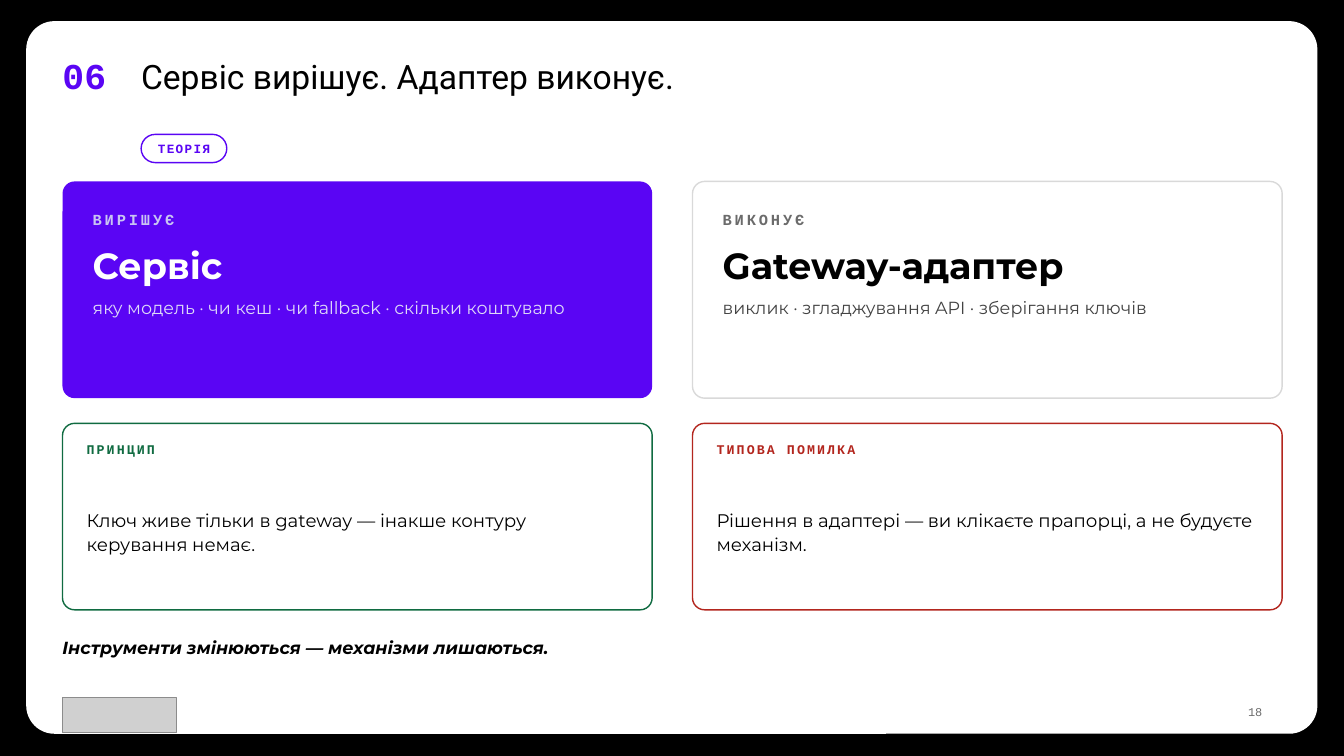
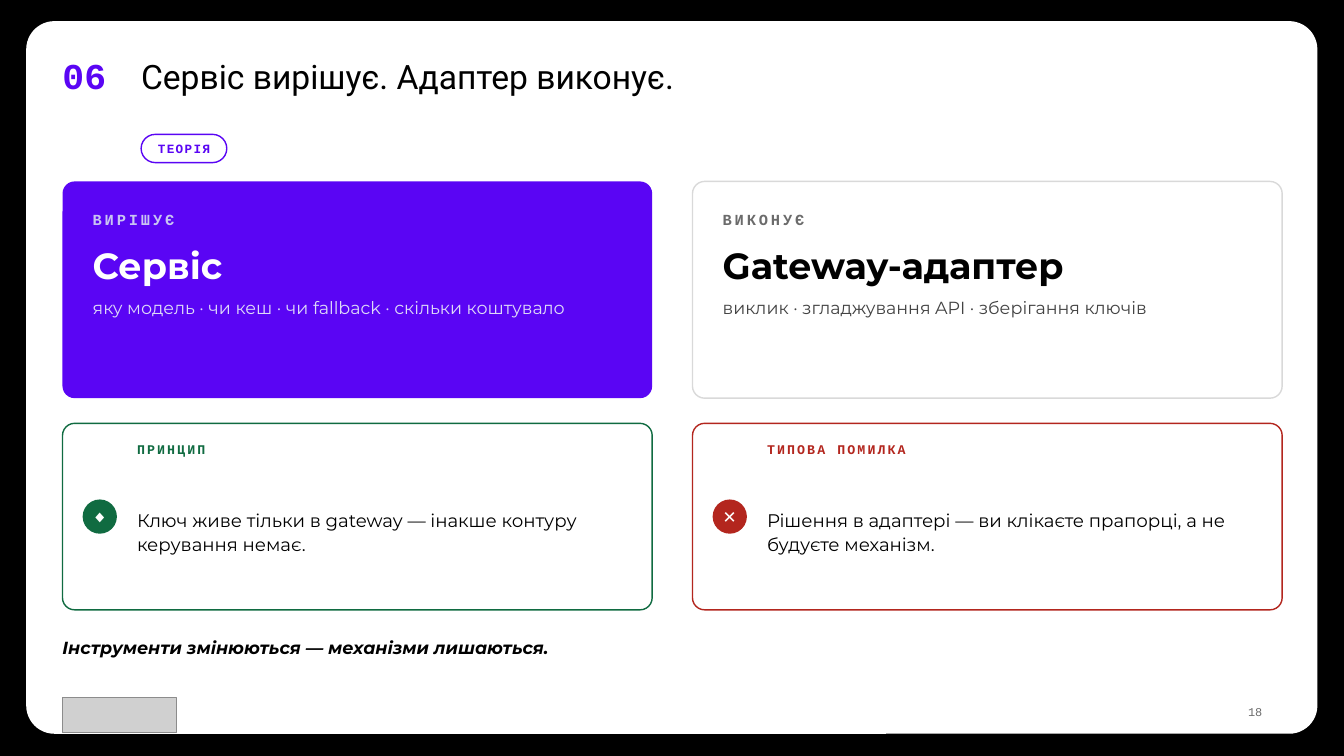
Before and after one commit to TarasFedorenkoFTV/llmops-bootcamp, a slide deck: slide 18 of docs/decks/L01.pptx. Drawn at 1344x756 pixels with LibreOffice and Linux fonts; fonts in the diff are those of the drawing; grey boxes stand for pictures; background and template pictures are left out. Boxes give left, top, right and bottom in pixels: in the first picture for what was removed or moved away, otherwise in the second. Text is boxed around its words. In the diff, an @@ line names an element or a change of style, - is before the commit and + after.

```diff
--- a/docs/decks/L01.pptx
+++ b/docs/decks/L01.pptx
@@ text "ПРИНЦИП" moved from (x1=87, y1=445, x2=155, y2=457) to (x1=137, y1=445, x2=205, y2=457) @@
@@ text "ТИПОВА ПОМИЛКА" moved from (x1=717, y1=445, x2=855, y2=454) to (x1=767, y1=445, x2=905, y2=454) @@
@@ text "Ключ живе тільки в gateway ..." moved from (x1=87, y1=513, x2=526, y2=555) to (x1=137, y1=513, x2=577, y2=555) @@
@@ text "Рішення в адаптері — ви ..." rewrapped from (x1=717, y1=513, x2=1253, y2=551) to (x1=767, y1=513, x2=1226, y2=555) @@
@@ ellipse added at (x1=83, y1=500, x2=117, y2=534), fill #106B41 @@
@@ text added at (x1=83, y1=500, x2=117, y2=534), 12 pt, text #FFFFFF, bold @@
+◆
@@ ellipse added at (x1=713, y1=500, x2=747, y2=534), fill #B3261E @@
@@ text added at (x1=713, y1=500, x2=747, y2=534), 12 pt, text #FFFFFF, bold @@
+✕
```
Also in this commit, not shown: 10 other slides changed, 33 other files.
